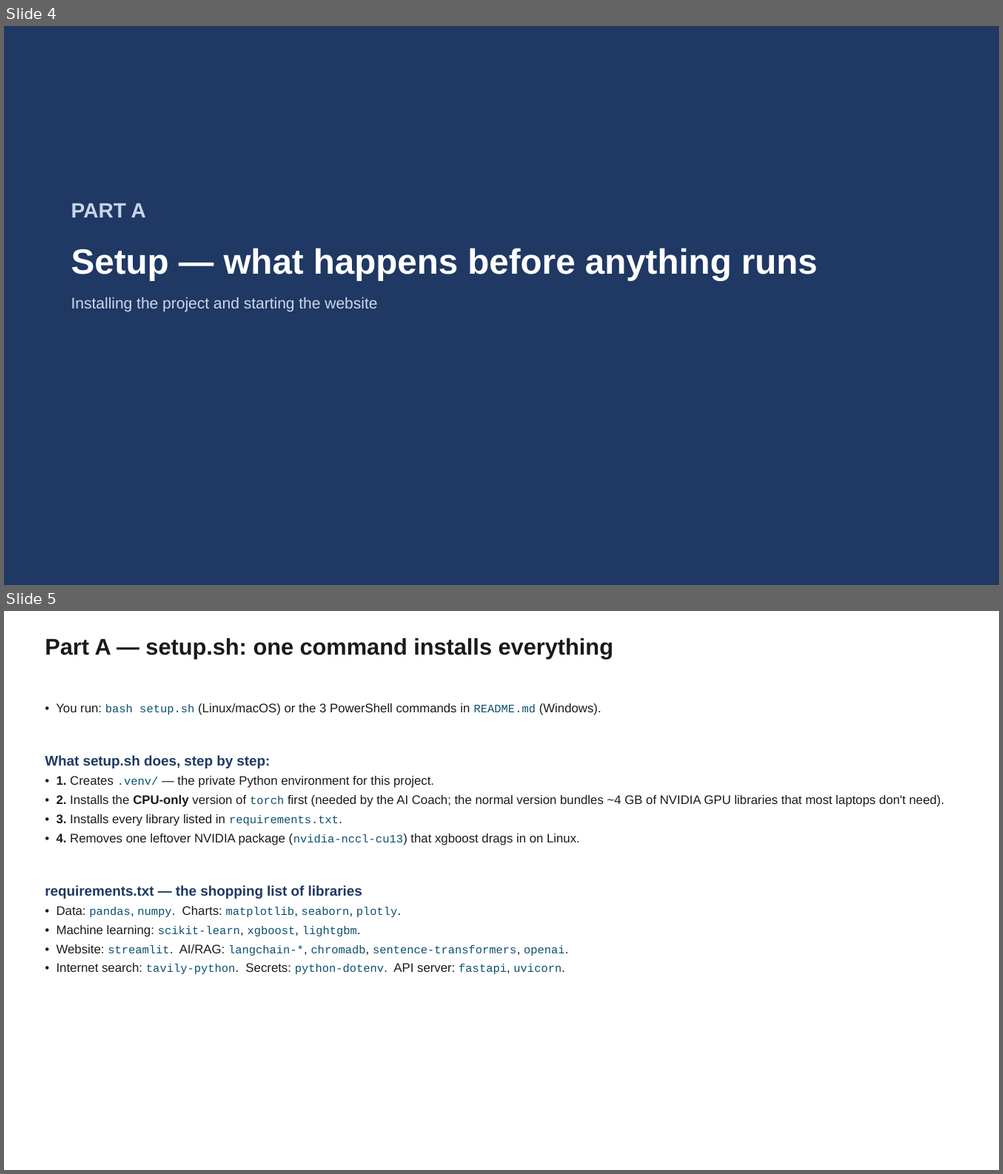
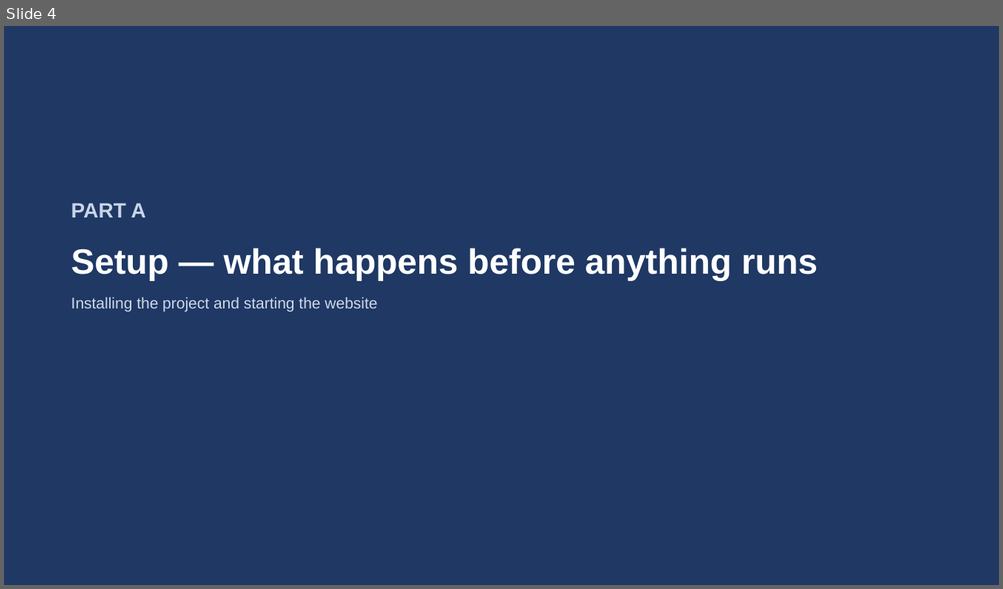
Before and after one commit to windows2t2/project-graduation, a slide deck: presentation.pptx. Shown one above the other, each under a label of ours: slides 4 and 5 before the commit, slide 4 after it. The pictures are 1003x1174 and 1003x589 pixels, drawn with LibreOffice and Linux fonts; fonts in the diff are those of the drawing. Boxes give left, top, right and bottom in pixels: in the first picture for what was removed or moved away, otherwise in the second. Text is boxed around its words. In the diff, an @@ line names an element or a change of style, - is before the commit and + after.

Commit message:
project

```diff
--- a/presentation.pptx
+++ b/presentation.pptx
@@ slide 5 removed at (x1=4, y1=611, x2=999, y2=1170), background #FFFFFF @@
@@ text removed at (x1=45, y1=638, x2=613, y2=658) @@
-Part A — setup.sh: one command installs everything
@@ text removed at (x1=45, y1=703, x2=945, y2=975) @@
-• You run: bash setup.sh (Linux/macOS) or the 3 PowerShell commands in README.md (Windows).
-What setup.sh does, step by step:
-• 1. Creates .venv/ — the private Python environment for this project.
-• 2. Installs the CPU-only version of torch first (needed by the AI Coach; the normal version bundles ~4 GB of NVIDIA GPU libraries that most laptops don't need).
-• 3. Installs every library listed in requirements.txt.
-• 4. Removes one leftover NVIDIA package (nvidia-nccl-cu13) that xgboost drags in on Linux.
-requirements.txt — the shopping list of libraries
-• Data: pandas, numpy. Charts: matplotlib, seaborn, plotly.
-• Machine learning: scikit-learn, xgboost, lightgbm.
-• Website: streamlit. AI/RAG: langchain-*, chromadb, sentence-transformers, openai.
-• Internet search: tavily-python. Secrets: python-dotenv. API server: fastapi, uvicorn.
```
Also in this commit, not shown: 12 slides changed, 2 other slides removed.
